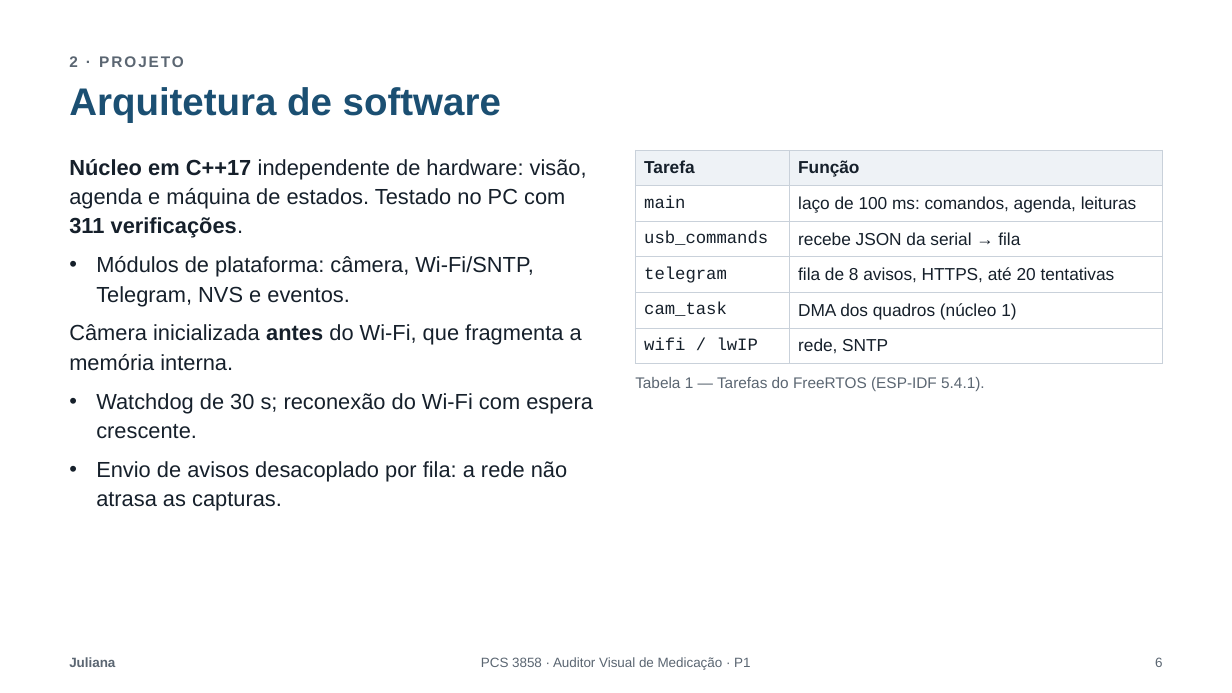
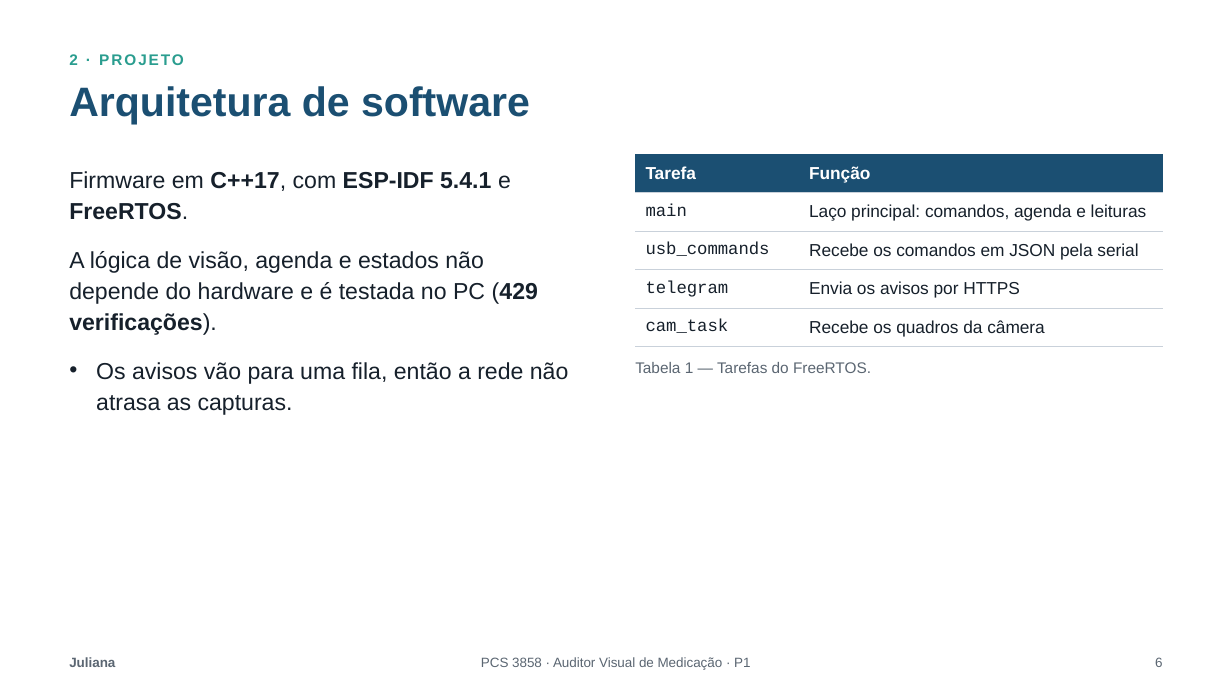
Before and after one commit to MurakamiHenrique/auditor-de-medicacao, a slide deck: slide 6 of Entrega-P1/Apresentacao_P1.pptx. Drawn at 1232x693 pixels with LibreOffice and Linux fonts; fonts in the diff are those of the drawing. Boxes give left, top, right and bottom in pixels: in the first picture for what was removed or moved away, otherwise in the second. Text is boxed around its words. In the diff, an @@ line names an element or a change of style, - is before the commit and + after.

```diff
--- a/Entrega-P1/Apresentacao_P1.pptx
+++ b/Entrega-P1/Apresentacao_P1.pptx
@@ text "2 · PROJETO" at (x1=69, y1=54, x2=184, y2=65): text colour #5B6672 to #2A9D8F @@
@@ title "Arquitetura de software" at (x1=69, y1=86, x2=530, y2=124): size 30 to 32 pt @@
@@ text at (x1=69, y1=171, x2=569, y2=415): text changed; size 17 to 18 pt @@
-• Núcleo em C++17 independente de hardware: visão, agenda e máquina de estados. Testado no PC com 311 verificações.
-• Módulos de plataforma: câmera, Wi-Fi/SNTP, Telegram, NVS e eventos.
-• Câmera inicializada antes do Wi-Fi, que fragmenta a memória interna.
-• Watchdog de 30 s; reconexão do Wi-Fi com espera crescente.
-• Envio de avisos desacoplado por fila: a rede não atrasa as capturas.
+• Firmware em C++17, com ESP-IDF 5.4.1 e FreeRTOS.
+• A lógica de visão, agenda e estados não depende do hardware e é testada no PC (429 verificações).
+• Os avisos vão para uma fila, então a rede não atrasa as capturas.
@@ table at (x1=636, y1=154, x2=1164, y2=340) @@
-row 2: main | laço de 100 ms: comandos, agenda, leituras
-row 3: usb_commands | recebe JSON da serial → fila
-row 4: telegram | fila de 8 avisos, HTTPS, até 20 tentativas
-row 5: cam_task | DMA dos quadros (núcleo 1)
-row 6: wifi / lwIP | rede, SNTP
+row 2: main | Laço principal: comandos, agenda e leituras
+row 3: usb_commands | Recebe os comandos em JSON pela serial
+row 4: telegram | Envia os avisos por HTTPS
+row 5: cam_task | Recebe os quadros da câmera
@@ table resized from (x1=636, y1=150, x2=1164, y2=358) to (x1=636, y1=154, x2=1164, y2=340) @@
@@ text at (x1=635, y1=362, x2=871, y2=373): text changed @@
-Tabela 1 — Tarefas do FreeRTOS (ESP-IDF 5.4.1).
+Tabela 1 — Tarefas do FreeRTOS.
```
Also in this commit, not shown: 11 other slides changed.
